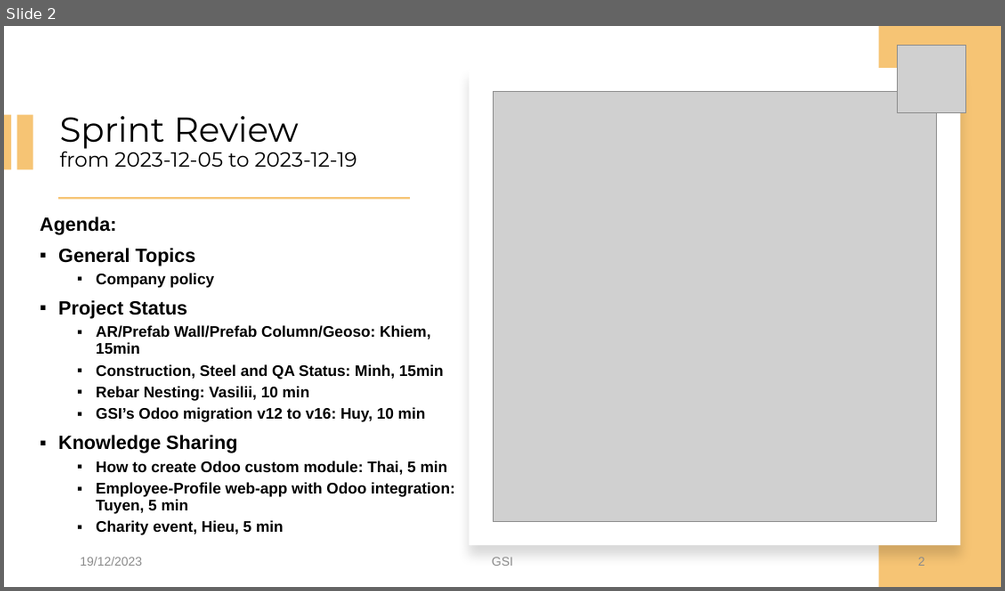
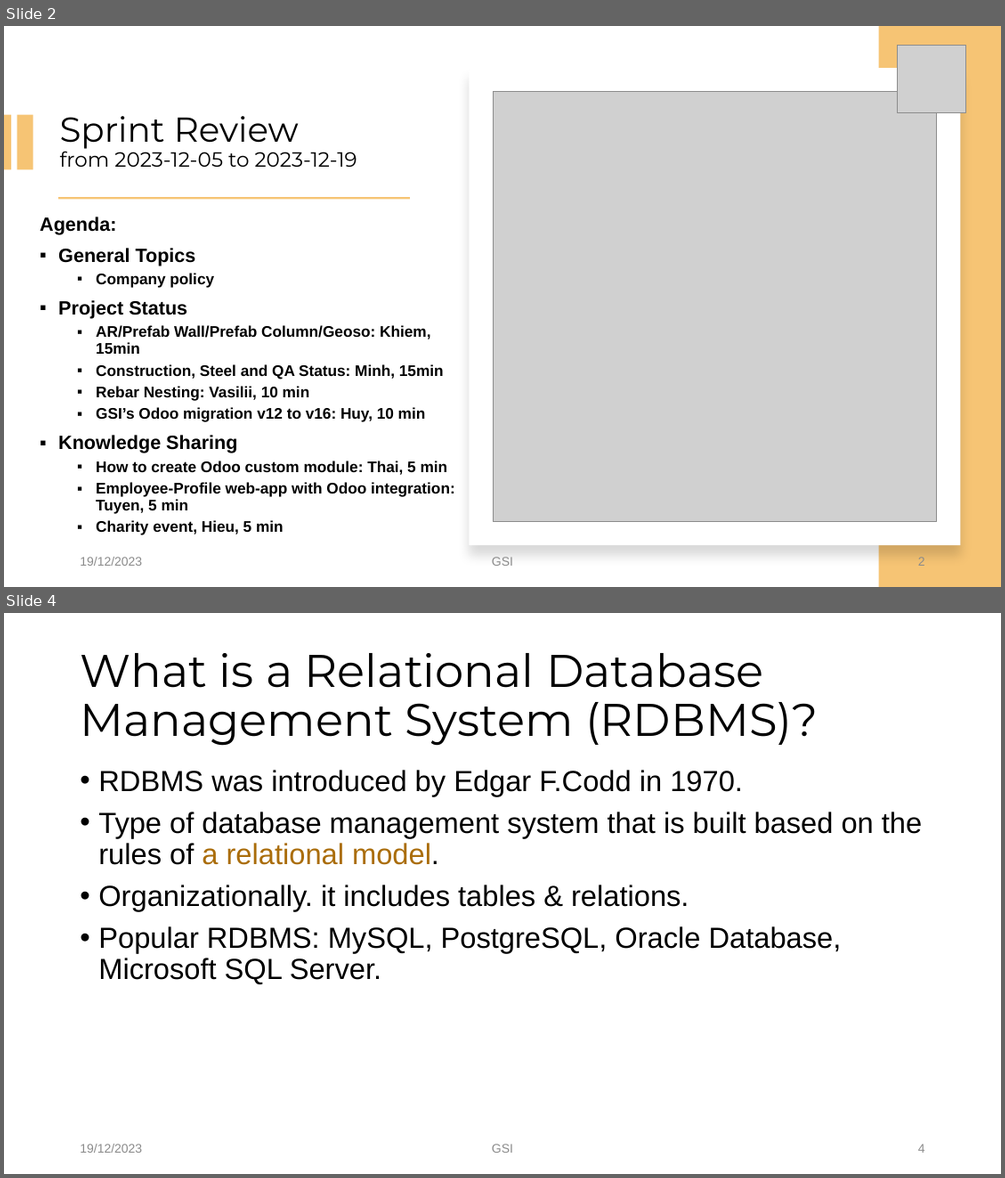
Before and after one commit to Tuyen92/my_bag, a slide deck: sprint.review.20231219_Tuyen.pptx. Shown one above the other, each under a label of ours: slide 2 before the commit, slides 2 and 4 after it; the slides between them are not shown. The pictures are 1005x591 and 1005x1178 pixels, drawn with LibreOffice and Linux fonts; fonts in the diff are those of the drawing; grey boxes stand for pictures; background and template pictures are left out. Boxes give left, top, right and bottom in pixels: in the first picture for what was removed or moved away, otherwise in the second. Text is boxed around its words. In the diff, an @@ line names an element or a change of style, - is before the commit and + after.

Commit message:
RDBMS

```diff
--- a/sprint.review.20231219_Tuyen.pptx
+++ b/sprint.review.20231219_Tuyen.pptx
@@ slide 4 added at bbox=[4, 613, 1001, 1174], background #FFFFFF @@
@@ title added at bbox=[80, 653, 818, 746], 44 pt, text #000000 @@
+What is a Relational Database Management System (RDBMS)?
@@ text added at bbox=[98, 770, 922, 984], 28 pt, text #000000 @@
+• RDBMS was introduced by Edgar F.Codd in 1970.
+• Type of database management system that is built based on the rules of a relational model.
+• Organizationally. it includes tables & relations.
+• Popular RDBMS: MySQL, PostgreSQL, Oracle Database, Microsoft SQL Server.
@@ text added at bbox=[80, 1143, 142, 1152], 12 pt, text #8C8C8C @@
+19/12/2023
@@ text added at bbox=[492, 1143, 513, 1152], 12 pt, text #8C8C8C @@
+GSI
@@ page number added at bbox=[918, 1143, 925, 1152], 12 pt, text #8C8C8C @@
+4
```
Also in this commit, not shown: 8 other slides added.
